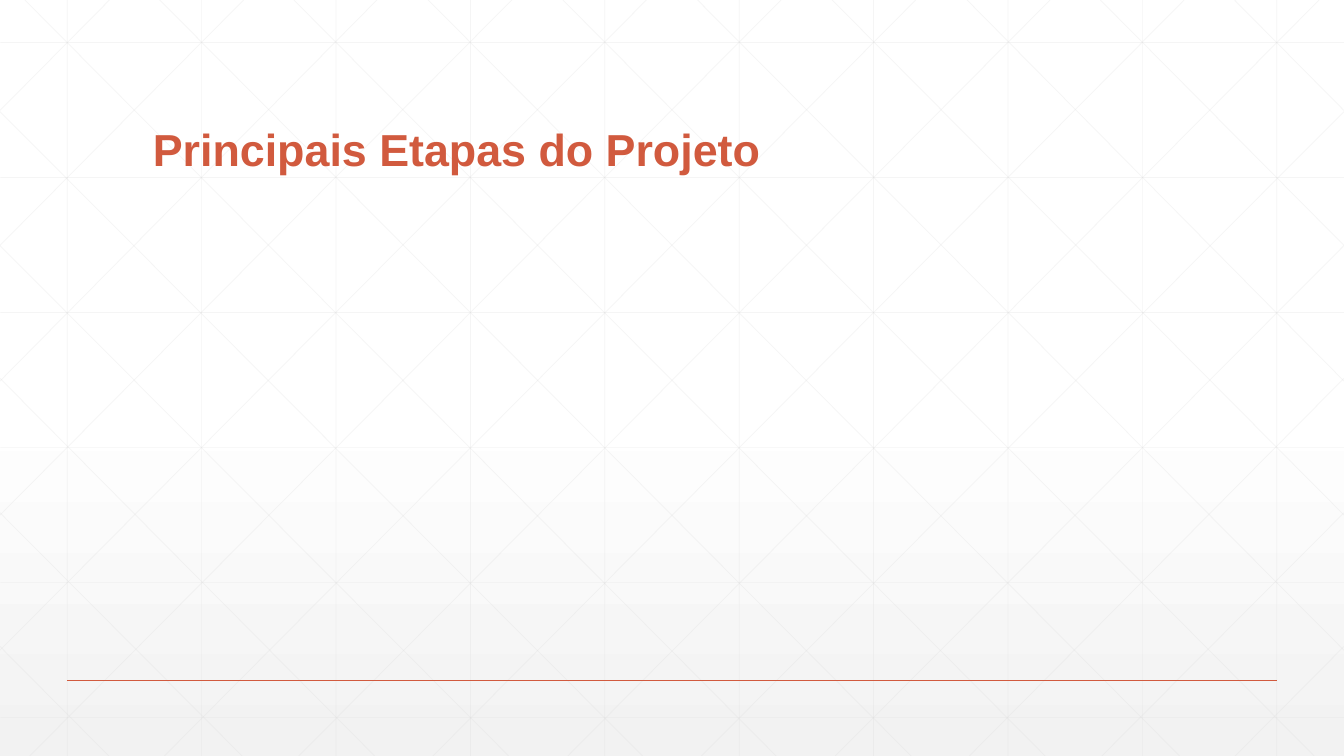
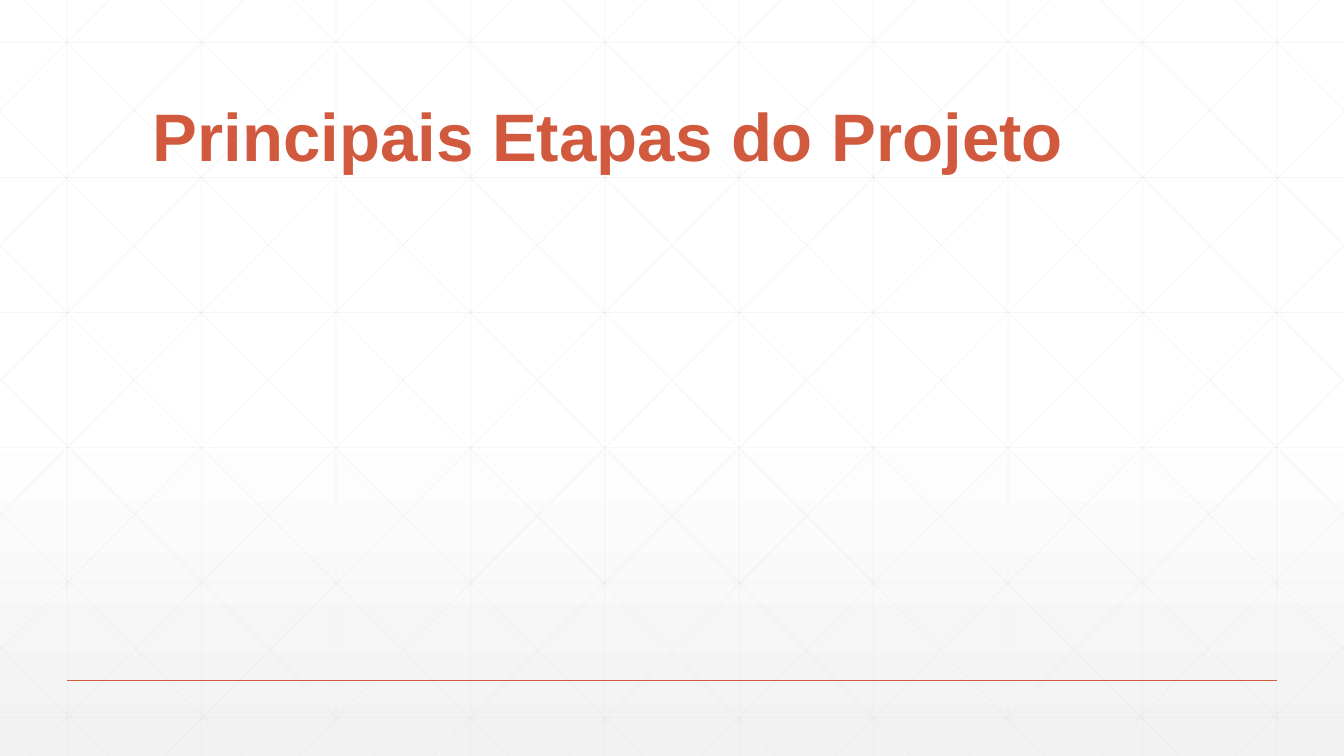
Before and after one commit to DudsNascimento/DuDente, a slide deck: slide 5 of Apresentação.pptx. Drawn at 1344x756 pixels with LibreOffice and Linux fonts; fonts in the diff are those of the drawing. Boxes give left, top, right and bottom in pixels: in the first picture for what was removed or moved away, otherwise in the second. Text is boxed around its words. In the diff, an @@ line names an element or a change of style, - is before the commit and + after.

Commit message:
Outra pequena autorização
Aumentei a fonte do slide 5 e tirei a interrogação da minha parte

```diff
--- a/Apresentação.pptx
+++ b/Apresentação.pptx
@@ title "Principais Etapas do Projeto" at (153,112,1063,174): size 32 to 48 pt @@
```
Also in this commit, not shown: 2 other slides changed.
